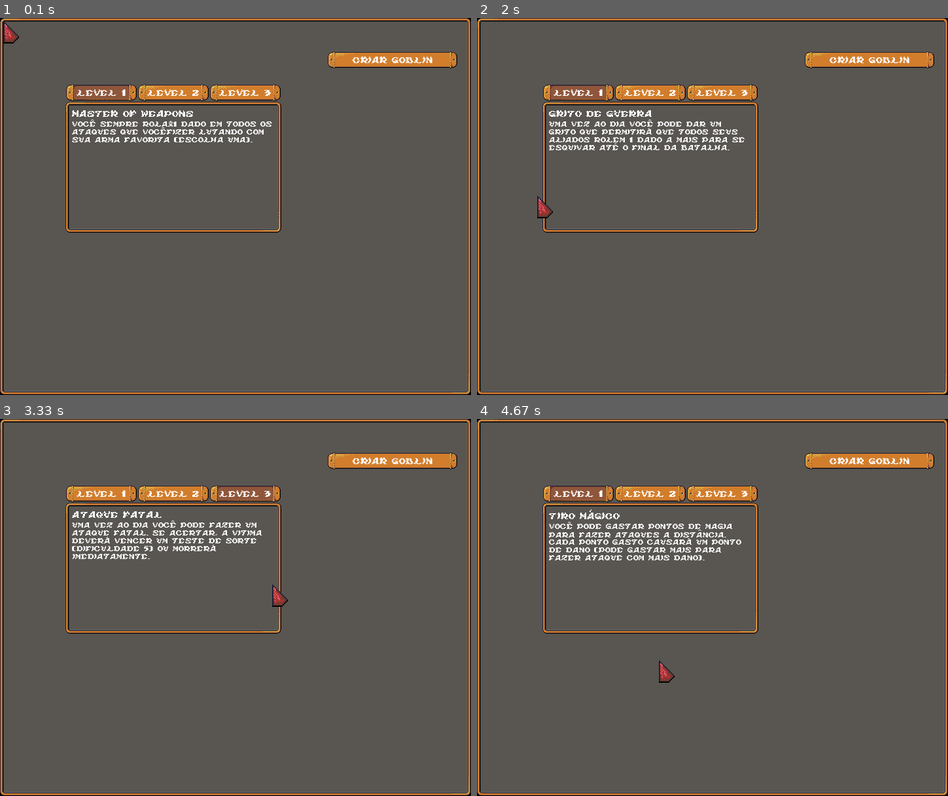
Above: before the commit, frames 1-4 (two rows, left to right).
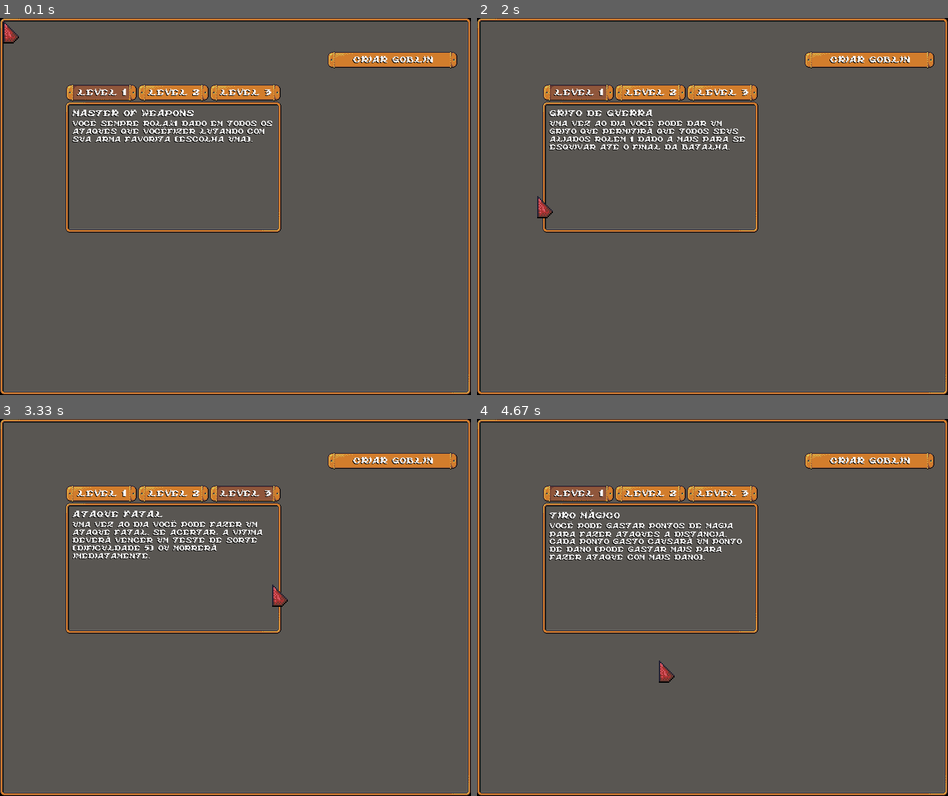
Above: after the commit, the same moments.

Repository: antomarsi/MalditosGoblinsPygame
Game: pygame game, started from main.py
Same seed, same stepped clock (60 frames per second), same inputs: the game is played once before the commit and once after it.
Inputs (mouse positions are in pixels of both pictures, inside the frame that each line leads up to):
- Up to frame 1 (0.1 s): no input
- Up to frame 2 (2 s): press the mouse at (580, 93) at 0.37 s; move the mouse to (571, 195) at 0.47 s; release the mouse at (566, 293) at 0.6 s; press the mouse at (867, 59) at 0.7 s; move the mouse to (745, 67) at 0.8 s; release the mouse at (618, 70) at 0.93 s; press the mouse at (651, 93) at 1.03 s; move the mouse to (769, 221) at 1.13 s; release the mouse at (891, 349) at 1.27 s; press the mouse at (867, 59) at 1.37 s; move the mouse to (740, 195) at 1.47 s; release the mouse at (608, 327) at 1.6 s; press the mouse at (867, 59) at 1.7 s; move the mouse to (703, 127) at 1.8 s; release the mouse at (538, 195) at 1.93 s
- Up to frame 3 (3.33 s): press the mouse at (244, 494) at 2.03 s; move the mouse to (329, 479) at 2.13 s; release the mouse at (409, 464) at 2.27 s; press the mouse at (103, 494) at 2.37 s; move the mouse to (155, 479) at 2.47 s; release the mouse at (216, 468) at 2.6 s; press the mouse at (244, 494) at 2.7 s; move the mouse to (221, 569) at 2.8 s; release the mouse at (193, 645) at 2.93 s; press the mouse at (244, 494) at 3.03 s; move the mouse to (259, 539) at 3.13 s; release the mouse at (273, 584) at 3.27 s
- Up to frame 4 (4.67 s): press the mouse at (867, 460) at 3.37 s; move the mouse to (816, 550) at 3.47 s; release the mouse at (769, 641) at 3.6 s; press the mouse at (651, 494) at 3.7 s; move the mouse to (684, 618) at 3.8 s; release the mouse at (721, 743) at 3.93 s; press the mouse at (651, 494) at 4.03 s; move the mouse to (764, 483) at 4.13 s; release the mouse at (877, 471) at 4.27 s; press the mouse at (580, 494) at 4.37 s; move the mouse to (618, 577) at 4.47 s; release the mouse at (660, 660) at 4.6 s

The runs differ from the first frame. In frame 1, 1.7% of the frame differs, in the area x 15-92%, y 10-33%; in frame 2, 1.9%; in frame 3, 1.9%; in frame 4, 2.1%, in the area x 15-92%, y 10-38%.

Commit message:
Criado função para escrever textos, contendo wraps e drop-shadow

Diff:
--- a/gui/Button.py
+++ b/gui/Button.py
@@ -1,5 +1,6 @@
 import pygame
 from gui.SpriteLoader import SpriteLoader
+from gui.Text import drawText
 
 class TextButton(object):
     """A fairly straight forward button class."""
@@ -13,7 +14,7 @@
         self.clicked_text = None
         self.process_kwargs(kwargs)
         if self.text:
-            self.text = self.font.render(self.text,True, self.font_color)
+            self.text = drawText(surface=None, text=self.text, color=self.font_color, rect=self.rect, font=self.font, aa=self.aa, drop_shadow=(-1,1), center=True)
         self.render_button()
 
     def render_button(self):
@@ -48,7 +49,9 @@
                     "sprite_clicked": ("button_left_clicked","button_middle_clicked","button_right_clicked"),
                     "call_on_release" : True,
                     "click_sound" : None,
-                    "hover_sound" : None}
+                    "hover_sound" : None,
+                    "aa": True
+                    }
         for kwarg in kwargs:
             if kwarg in settings:
                 settings[kwarg] = kwargs[kwarg]
--- a/gui/TabTextArea.py
+++ b/gui/TabTextArea.py
@@ -2,6 +2,7 @@
 from gui.Button import TextButton
 from gui.Colors import Colors
 from gui.Panel import Panel
+from gui.Text import drawText
 
 class TabTextArea(object):
     """A fairly straight forward button class."""
@@ -32,40 +33,12 @@
         self.current_tab = self.tabs[index]
         self.current_tab["button"].active = True
 
-    def drawText(self, surface, text, color, rect, font, aa=False, bkg=None):
-        rect = pygame.Rect(rect)
-        y = rect.top
-        lineSpacing = -2
-        # get the height of the font
-        fontHeight = font.size("Tg")[1]
-        while text:
-            i = 1
-            # determine if the row of text will be outside our area
-            if y + fontHeight > rect.bottom:
-                break
-            # determine maximum width of line
-            while font.size(text[:i])[0] < rect.width and i < len(text):
-                i += 1
-            # if we've wrapped the text, then adjust the wrap to the last word
-            if i < len(text):
-                i = text.rfind(" ", 0, i) + 1
-            # render the line and blit it to the surface
-            if bkg:
-                image = font.render(text[:i], 1, color, bkg)
-                image.set_colorkey(bkg)
-            else:
-                image = font.render(text[:i], aa, color)
-            surface.blit(image, (rect.left, y))
-            y += fontHeight + lineSpacing
-            # remove the text we just blitted
-            text = text[i:]
-        return text
     def update(self, surface):
         self.panel.update(surface)
         if self.current_tab:
+            drawText(surface, text=self.current_tab['skill']['name'], color=pygame.Color('white'), rect=(self.rect.left + 10, self.rect.y+self.tabs[0]['button'].rect.height + 10, self.rect.width - 20, self.rect.height - self.tabs[0]['button'].rect.height), font=self.font_button, aa=1, drop_shadow=(-1,1))
             title = self.font_button.render(self.current_tab['skill']['name'], 0, pygame.Color('white'), None)
-            surface.blit(title, (self.rect.left+10, self.rect.y+self.tabs[0]['button'].rect.height+10))
-            self.drawText(surface, self.current_tab['skill']['description'], pygame.Color('white'), (self.rect.left + 10, self.rect.y+self.tabs[0]['button'].rect.height + 10 + title.get_rect().height, self.rect.width - 20, self.rect.height - self.tabs[0]['button'].rect.height), self.font_text, 1)
+            drawText(surface, text=self.current_tab['skill']['description'], color=pygame.Color('white'),  rect=(self.rect.left + 10, self.rect.y+self.tabs[0]['button'].rect.height + 10 + title.get_rect().height, self.rect.width - 20, self.rect.height - self.tabs[0]['button'].rect.height), font=self.font_text, aa=1, drop_shadow=(-1,1), wrap=True)
         for tab in self.tabs:
             tab["button"].update(surface)
 
--- /dev/null
+++ b/gui/Text.py
@@ -0,0 +1,59 @@
+import pygame
+
+def drawText(surface, text, color, rect, font, aa=False, bkg=None, drop_shadow=None, shadow_color=(0, 0, 0), wrap=False, center=False):
+    rect = pygame.Rect(rect)
+
+    y = rect.top
+    lineSpacing = -2
+    # get the height of the font
+
+    fontHeight = font.size("Tg")[1]
+    if not wrap:
+        if bkg:
+            image = font.render(text, 1, color, bkg)
+            image.set_colorkey(bkg)
+        else:
+            image = font.render(text, aa, color)
+        if center:
+            rect = image.get_rect(center=rect.center)
+        if drop_shadow:
+            shadow = font.render(text, aa, shadow_color)
+            shadow.blit(image, (drop_shadow[0] * -1, drop_shadow[1] * -1))
+            image = shadow
+        if surface is None:
+            return image
+        surface.blit(image, (rect.left, rect.top))
+    else:
+        if surface is None:
+            return_surface = pygame.Surface(rect.size, pygame.SRCALPHA, 32)
+        while text:
+            i = 1
+            # determine if the row of text will be outside our area
+            if y + fontHeight > rect.bottom:
+                break
+            # determine maximum width of line
+            while font.size(text[:i])[0] < rect.width and i < len(text):
+                i += 1
+            # if we've wrapped the text, then adjust the wrap to the last word
+            if i < len(text):
+                i = text.rfind(" ", 0, i) + 1
+            # render the line and blit it to the surface
+            if bkg:
+                image = font.render(text[:i], 1, color, bkg)
+                image.set_colorkey(bkg)
+            else:
+                image = font.render(text[:i], aa, color)
+            if drop_shadow:
+                shadow = font.render(text[:i], aa, shadow_color)
+                shadow.blit(image, (drop_shadow[0] * -1, drop_shadow[1] * -1))
+                image = shadow
+            if surface is not None:
+                surface.blit(image, (rect.left, y))
+            else:
+                return_surface.blit(image, (rect.left, y))
+            y += fontHeight + lineSpacing
+            # remove the text we just blitted
+            text = text[i:]
+        if surface is None:
+            return return_surface
+        return text
